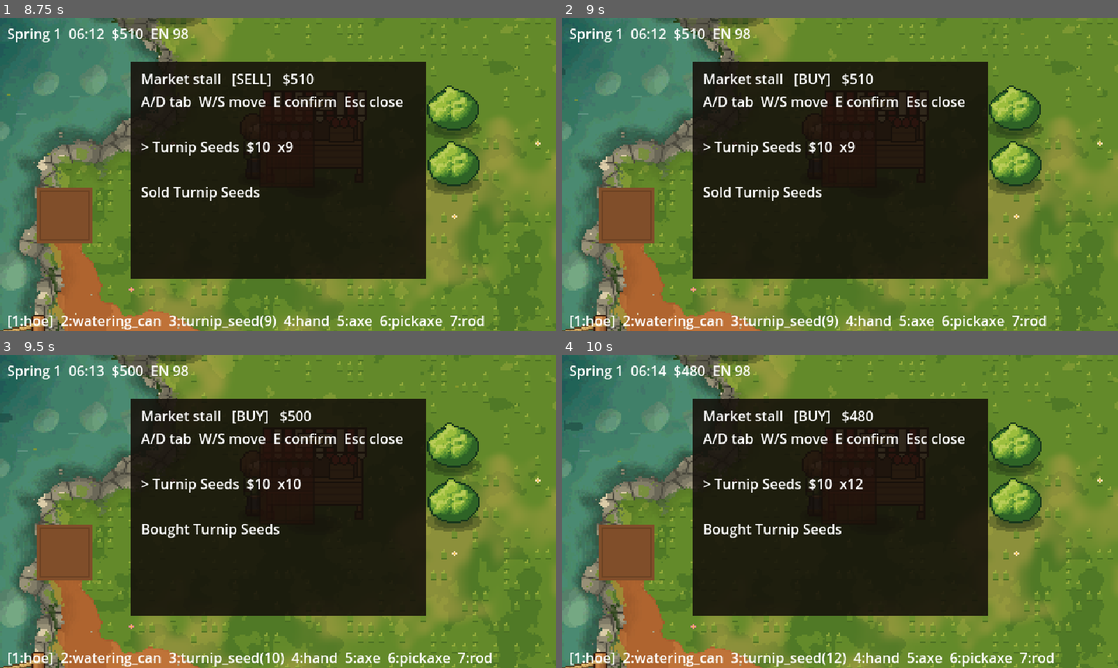
Above: before the commit, frames 1-4 (two rows, left to right).
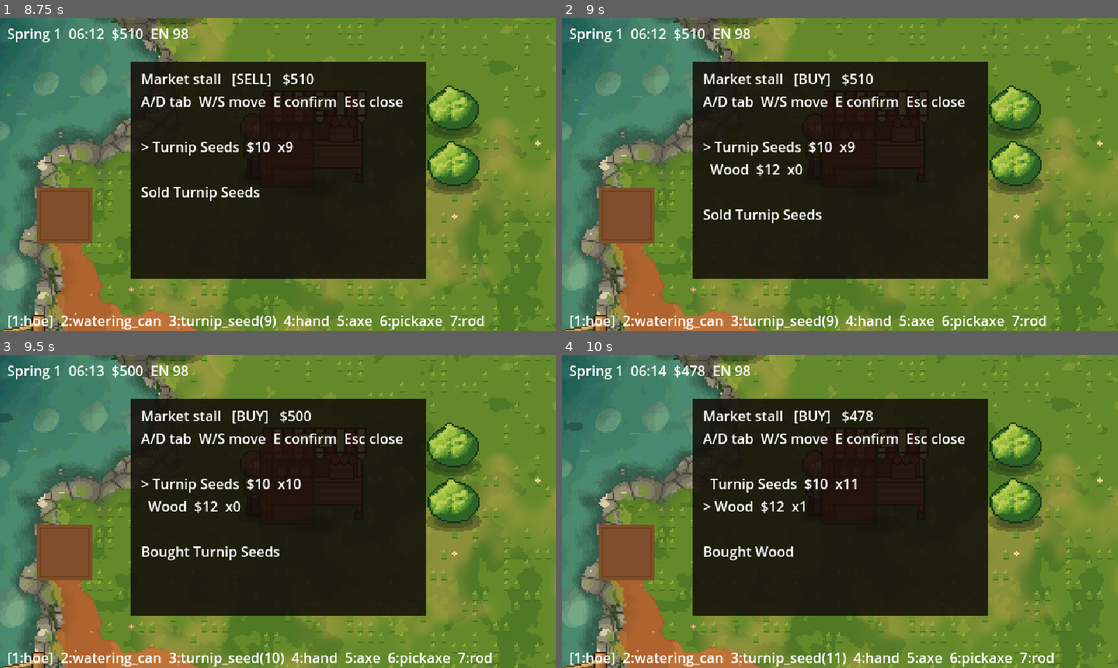
Above: after the commit, the same moments.

Repository: tralesmile/Starstead
Game: Godot game, scene res://scenes/main.tscn
Same seed, same stepped clock (60 frames per second), same inputs: the game is played once before the commit and once after it.
Inputs:
- Up to frame 1 (8.75 s): tap Enter at 0.5 s; hold E (interact) 0.53-1.28 s; hold W (move_up) 0.53-2.03 s; tap Space at 0.77, 1.52, 3.02, 3.5, 3.77, 4.52, 6.02, 6.77, 7.52 s; tap F (use_tool) at 1.35 s; hold A (move_left) 2.03-3.53 s; tap B at 2.1, 7.35 s; tap Q at 2.85, 8.1 s; hold S (move_down) 3.53-4.28 s; tap X at 3.6 s; hold D (move_right) 4.28-5.03 s; tap 1 at 4.35 s; hold W (move_up) 5.03-5.78 s; tap I at 5.1 s; hold D (move_right) 5.78-8.03 s; tap E (interact) at 5.85 s; hold F (use_tool) 6.53-7.28 s; hold S (move_down) from 8.03 s (still down)
- Up to frame 2 (9 s): tap Enter at 8.75 s; release S (move_down) at 8.78 s; hold A (move_left) from 8.78 s (still down); tap X at 8.85 s
- Up to frame 3 (9.5 s): keep holding A (move_left); tap Space at 9.02 s
- Up to frame 4 (10 s): tap Space at 9.5, 9.77 s; release A (move_left) at 9.53 s; hold W (move_up) from 9.53 s (still down); tap 1 at 9.6 s

Frame 1 is identical in both runs. In frame 2, 0.9% of the frame differs, in the area x 25-47%, y 46-66%; in frame 3, 1.0%; in frame 4, 1.6%, in the area x 23-56%, y 3-99%.

Commit message:
Shop BUY tab data-driven; docs, plan, log, lessons updated
Co-Authored-By: Claude Sonnet 5.5 <noreply@anthropic.com>
Claude-Session: https://claude.ai/code/session_01UudisgU41t7MJdFS6gEhQJ

Diff:
--- a/data/items.json
+++ b/data/items.json
@@ -2,7 +2,9 @@
   "wood": {
     "name": "Wood",
     "price": 5,
-    "stack": 99
+    "stack": 99,
+    "buy": true,
+    "buy_price": 12
   },
   "stone": {
     "name": "Stone",
@@ -12,7 +14,8 @@
   "turnip_seed": {
     "name": "Turnip Seeds",
     "price": 10,
-    "stack": 99
+    "stack": 99,
+    "buy": true
   },
   "turnip": {
     "name": "Turnip",
--- a/scripts/shop.gd
+++ b/scripts/shop.gd
@@ -13,7 +13,12 @@
 static func buy(inv: Inventory, items: Dictionary, id: String, n: int, money: int) -> int:
 	if not items.has(id):
 		return -1
-	var cost := int(items[id].price * BUY_MARKUP) * n
+	var cost := buy_price(items, id) * n
 	if cost > money or inv.add(id, n) > 0:
 		return -1
 	return money - cost
+
+static func buy_price(items: Dictionary, id: String) -> int:
+	## Explicit buy_price wins (e.g. wood is dearer to buy than to sell); else price * markup.
+	var it: Dictionary = items[id]
+	return int(it.get("buy_price", int(it.price * BUY_MARKUP)))
--- a/scripts/shop_menu.gd
+++ b/scripts/shop_menu.gd
@@ -20,8 +20,8 @@
 		var n := inv.count(id)
 		if tab == Tab.SELL and n > 0:
 			out.append({"id": id, "name": items[id].name, "price": int(items[id].price), "count": n})
-		elif tab == Tab.BUY and String(id).ends_with("_seed"):
-			out.append({"id": id, "name": items[id].name, "price": int(items[id].price), "count": n})
+		elif tab == Tab.BUY and bool(items[id].get("buy", false)):
+			out.append({"id": id, "name": items[id].name, "price": Shop.buy_price(items, id), "count": n})
 	return out
 
 func switch_tab() -> void:
--- a/tests/test_shop_menu.gd
+++ b/tests/test_shop_menu.gd
@@ -24,7 +24,7 @@
 	var e := m.entries(inv)
 	check(e.size() >= 1)
 	for x in e:
-		check(String(x.id).ends_with("_seed"))
+		check(bool(items[x.id].get("buy", false)))
 	var r := m.confirm(inv, 100)
 	check_eq(r.money, 90)
 	check_eq(inv.count("turnip_seed"), 1)
@@ -51,3 +51,16 @@
 	check(r.at(Vector2i(0, 0)).is_empty())
 	check_eq(r.near(Vector2(100, 130), Vector2i(3, 4)).kind, "shop")
 	check_eq(r.near(Vector2(3.5 * 32, 4.5 * 32), Vector2i(9, 9)).kind, "shop")
+
+func test_buy_wood_uses_buy_price() -> void:
+	var items = DataDB.load_json("items")
+	var inv := _inv()
+	check_eq(Shop.buy_price(items, "wood"), 12)
+	check_eq(Shop.buy(inv, items, "wood", 2, 100), 76)
+	check_eq(inv.count("wood"), 2)
+	var m := ShopMenu.new(items)
+	m.switch_tab()
+	var ids := []
+	for x in m.entries(inv):
+		ids.append(x.id)
+	check("wood" in ids and "turnip_seed" in ids)
Not shown, changed: docs/DEVIATIONS.md
Not shown, changed: docs/LESSONS.md
Not shown, changed: docs/LOG.md
Not shown, changed: docs/PLAN.md
